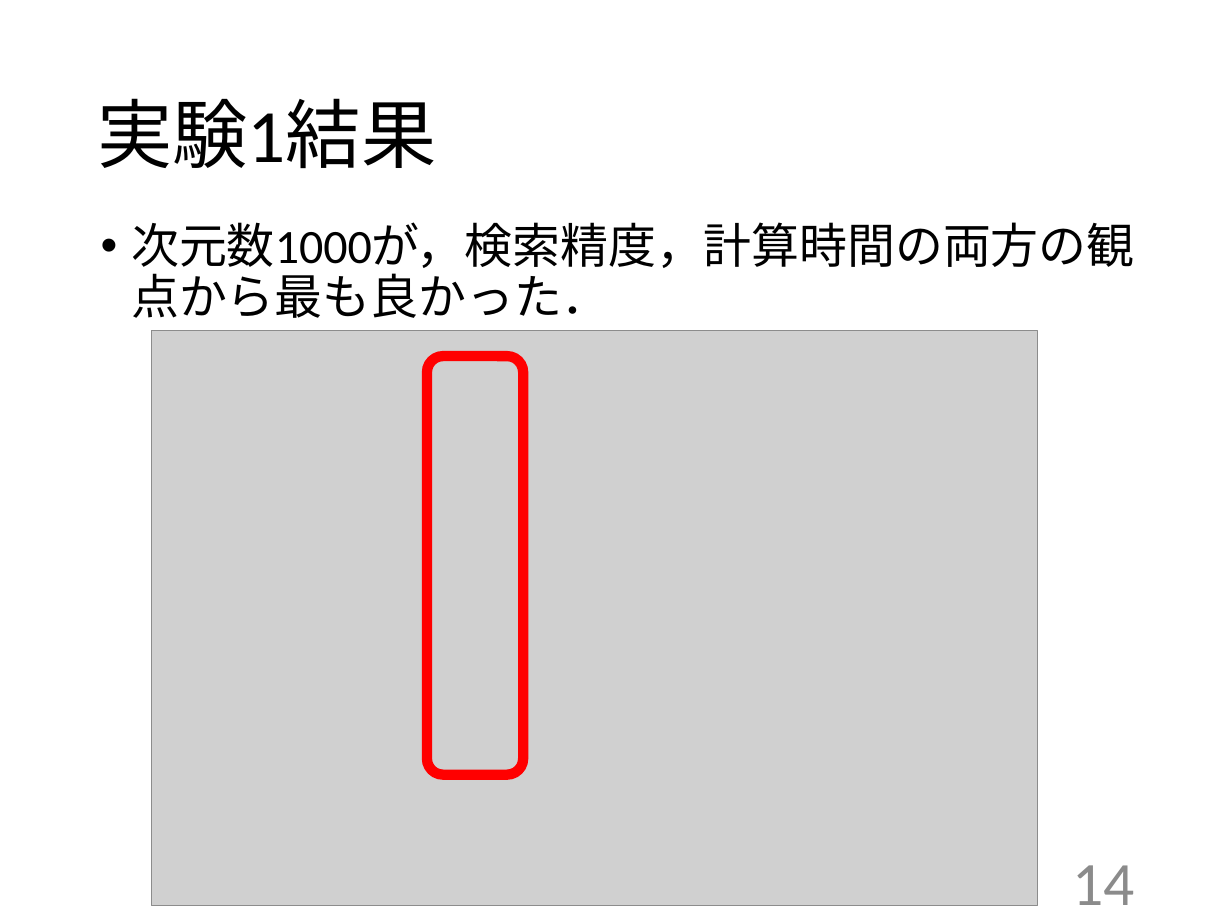
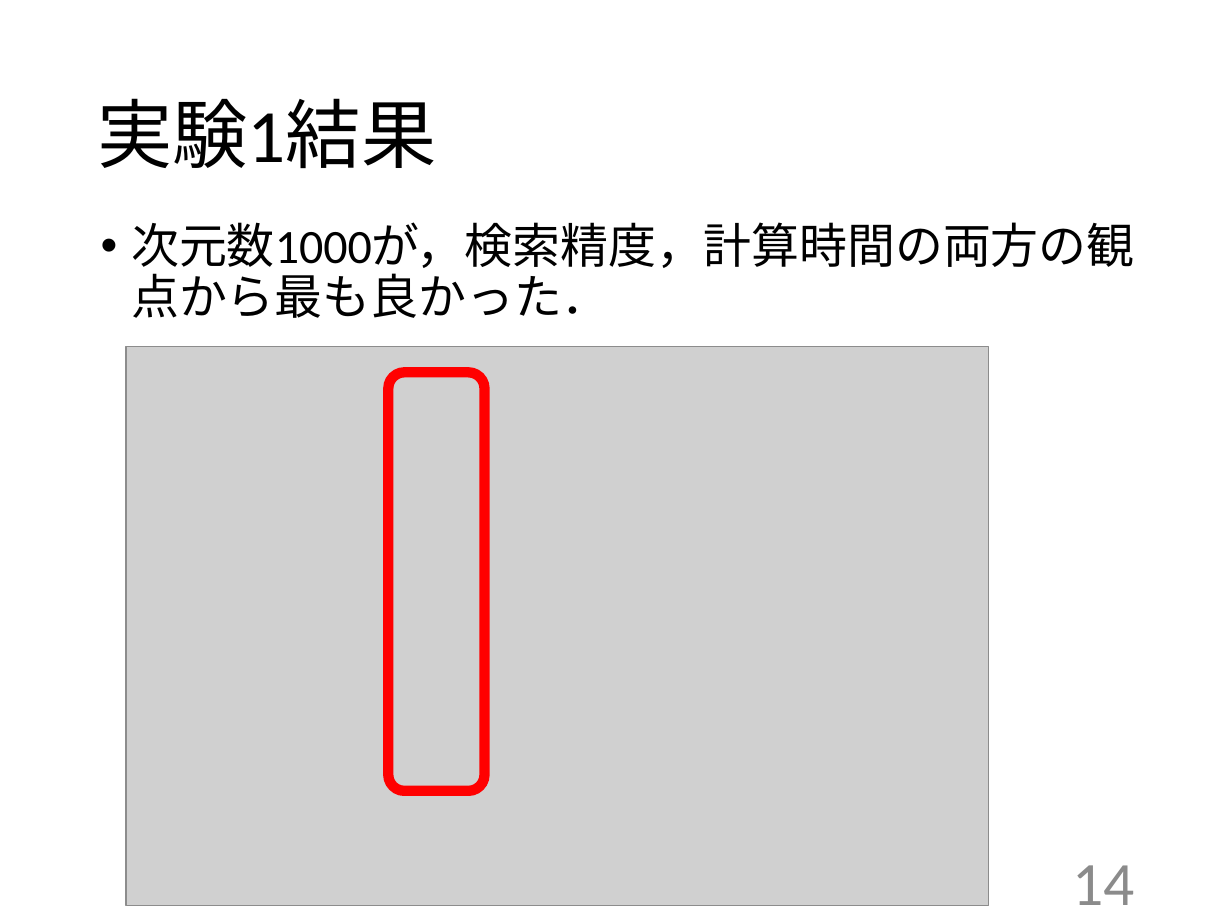
Before and after one commit to kait-takanolab/1821005-yoshioka-thesis, a slide deck: slide 14 of 卒研発表/1821005_yoshioka_thesis.pptx. Drawn at 1232x924 pixels with LibreOffice and Linux fonts; fonts in the diff are those of the drawing; grey boxes stand for pictures. Boxes give left, top, right and bottom in pixels: in the first picture for what was removed or moved away, otherwise in the second. Text is boxed around its words. In the diff, an @@ line names an element or a change of style, - is before the commit and + after.

```diff
--- a/卒研発表/1821005_yoshioka_thesis.pptx
+++ b/卒研発表/1821005_yoshioka_thesis.pptx
@@ picture: place and size @@
-picture at box(152, 330, 1037, 906)
+picture at box(126, 346, 988, 906)
@@ rounded rectangle: place and size @@
-rounded rectangle at box(428, 356, 524, 775)
+rounded rectangle at box(388, 372, 484, 791)
```
Also in this commit, not shown: 8 other slides changed.
